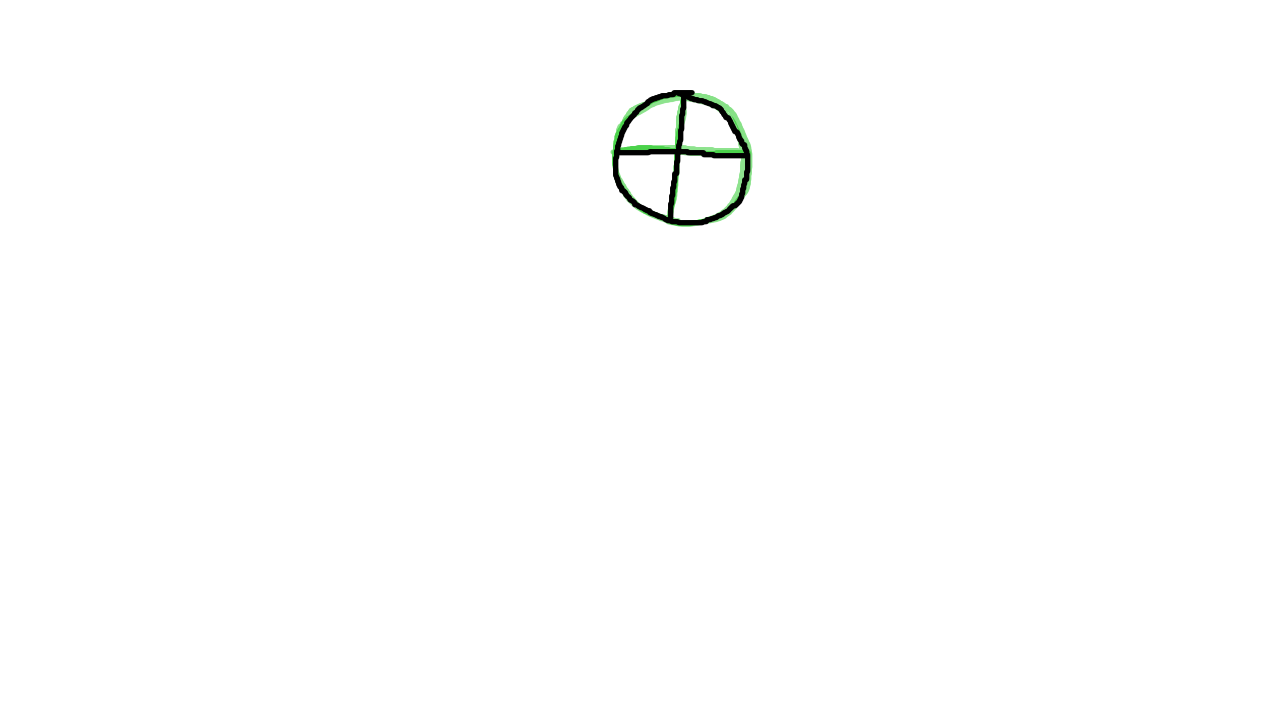
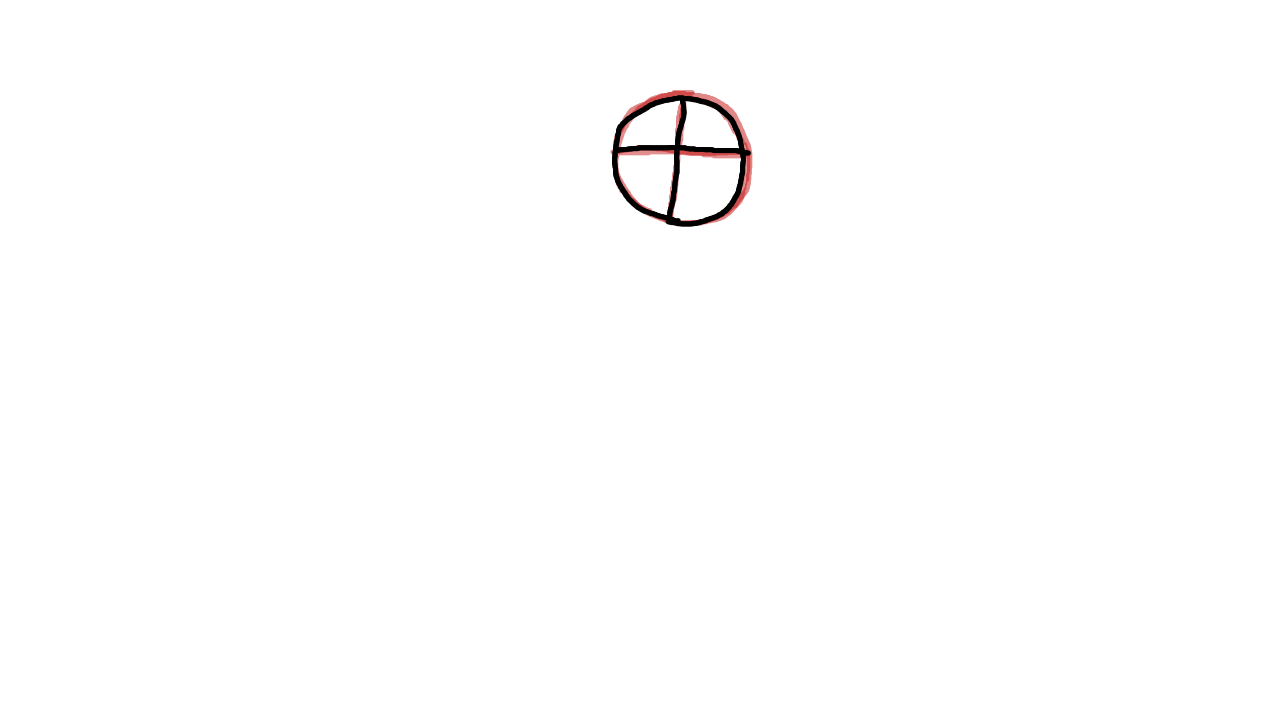
Before/after of a 1280 × 720 layered artwork. What changed in the layer stack:
pixels changed over 610, 90, 753, 227 (layer not identified)
